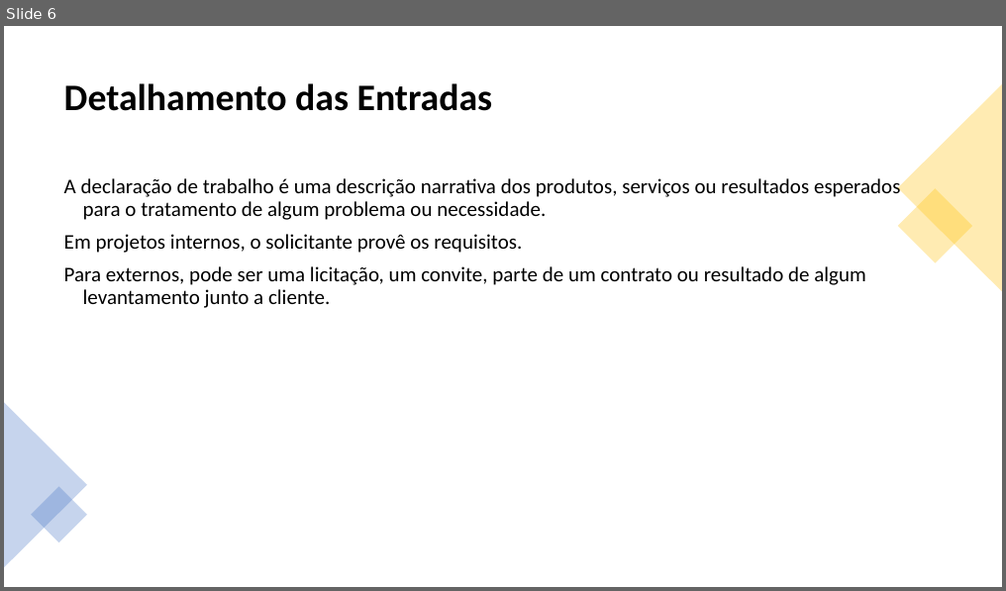
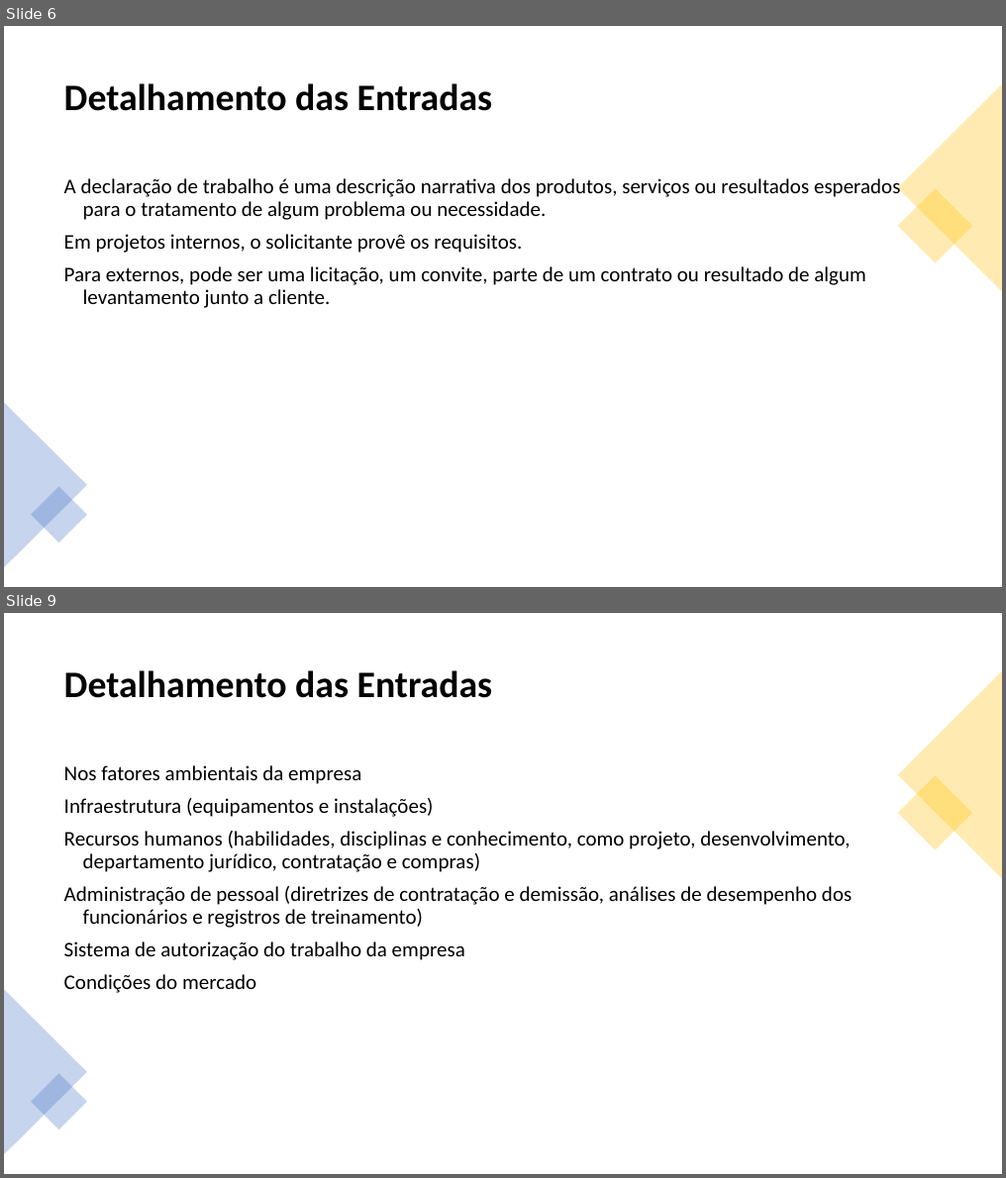
Before and after one commit to jharbes/ADMINISTRACAO-DE-REDES, a slide deck: RELATORIO PROVA P2/relatorio-pmbok-capitulo4-jharbes.pptx. Shown one above the other, each under a label of ours: slide 6 before the commit, slides 6 and 9 after it; the slides between them are not shown. The pictures are 1006x591 and 1006x1178 pixels, drawn with LibreOffice and Linux fonts; fonts in the diff are those of the drawing. Boxes give left, top, right and bottom in pixels: in the first picture for what was removed or moved away, otherwise in the second. Text is boxed around its words. In the diff, an @@ line names an element or a change of style, - is before the commit and + after.

```diff
--- a/RELATORIO PROVA P2/relatorio-pmbok-capitulo4-jharbes.pptx
+++ b/RELATORIO PROVA P2/relatorio-pmbok-capitulo4-jharbes.pptx
@@ slide 9 added at bbox=[4, 613, 1002, 1174], background #FFFFFF @@
@@ title added at bbox=[64, 670, 493, 698], 36 pt, text #000000, bold @@
+Detalhamento das Entradas
@@ triangle added at bbox=[898, 671, 1002, 878], fill #FFC000 at 30% opacity @@
@@ text added at bbox=[64, 765, 851, 993], 20 pt, text #000000 @@
+Nos fatores ambientais da empresa
+Infraestrutura (equipamentos e instalações)
+Recursos humanos (habilidades, disciplinas e conhecimento, como projeto, desenvolvimento, departamento jurídico, contratação e compras)
+Administração de pessoal (diretrizes de contratação e demissão, análises de desempenho dos funcionários e registros de treinamento)
+Sistema de autorização do trabalho da empresa
+Condições do mercado
@@ rectangle added at bbox=[898, 775, 973, 851], fill #FFC000 at 30% opacity @@
@@ triangle added at bbox=[4, 989, 87, 1155], fill #4472C4 at 30% opacity @@
@@ rectangle added at bbox=[31, 1073, 87, 1130], fill #4472C4 at 30% opacity @@
```
Also in this commit, not shown: 3 other slides added.
